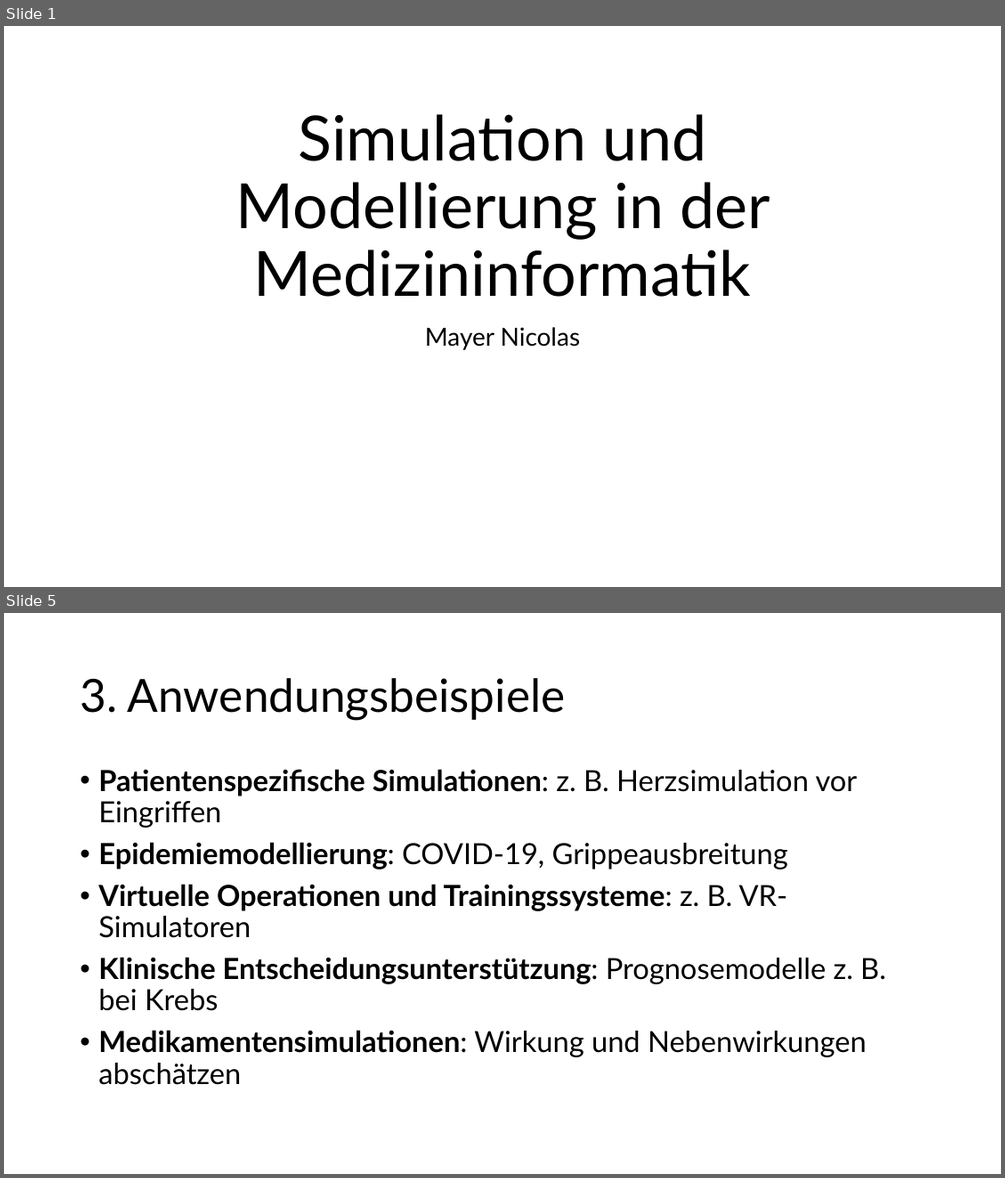
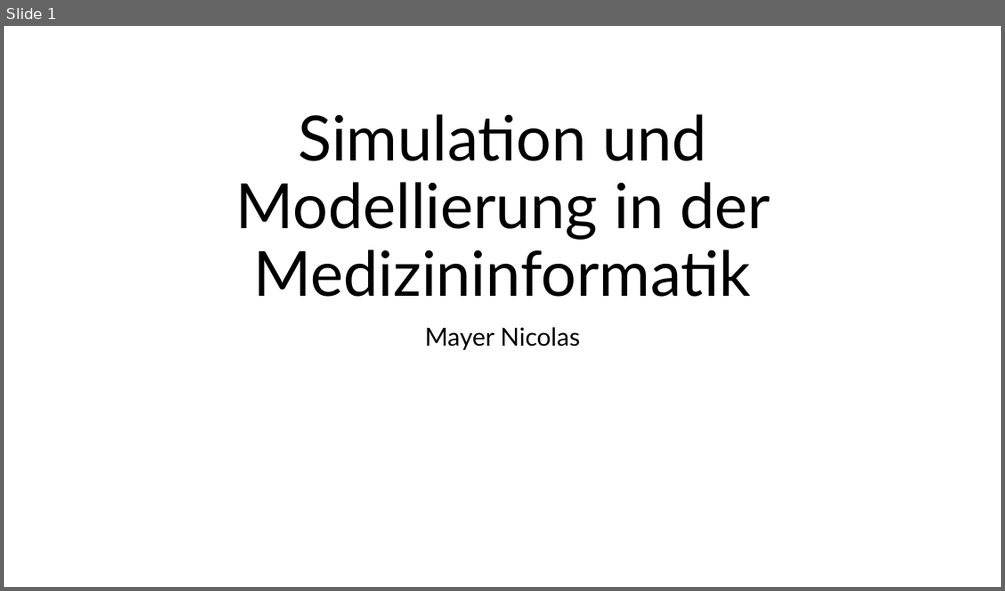
Before and after one commit to w0fl/w0fl, a slide deck: Simulation und Modellierung in der Medizininformatik.pptx. Shown one above the other, each under a label of ours: slides 1 and 5 before the commit, slide 1 after it; the slides between them are not shown. The pictures are 1005x1178 and 1005x591 pixels, drawn with LibreOffice and Linux fonts; fonts in the diff are those of the drawing. Boxes give left, top, right and bottom in pixels: in the first picture for what was removed or moved away, otherwise in the second. Text is boxed around its words. In the diff, an @@ line names an element or a change of style, - is before the commit and + after.

```diff
--- a/Simulation und Modellierung in der Medizininformatik.pptx
+++ b/Simulation und Modellierung in der Medizininformatik.pptx
@@ slide 5 removed at [4, 613, 1001, 1174], background #FFFFFF @@
@@ title removed at [80, 678, 566, 720] @@
-3. Anwendungsbeispiele
@@ text removed at [98, 769, 886, 1085] @@
-• Patientenspezifische Simulationen: z. B. Herzsimulation vor Eingriffen
-• Epidemiemodellierung: COVID-19, Grippeausbreitung
-• Virtuelle Operationen und Trainingssysteme: z. B. VR-Simulatoren
-• Klinische Entscheidungsunterstützung: Prognosemodelle z. B. bei Krebs
-• Medikamentensimulationen: Wirkung und Nebenwirkungen abschätzen
```
Also in this commit, not shown: 5 slides changed, 13 slides added, 3 other slides removed.
